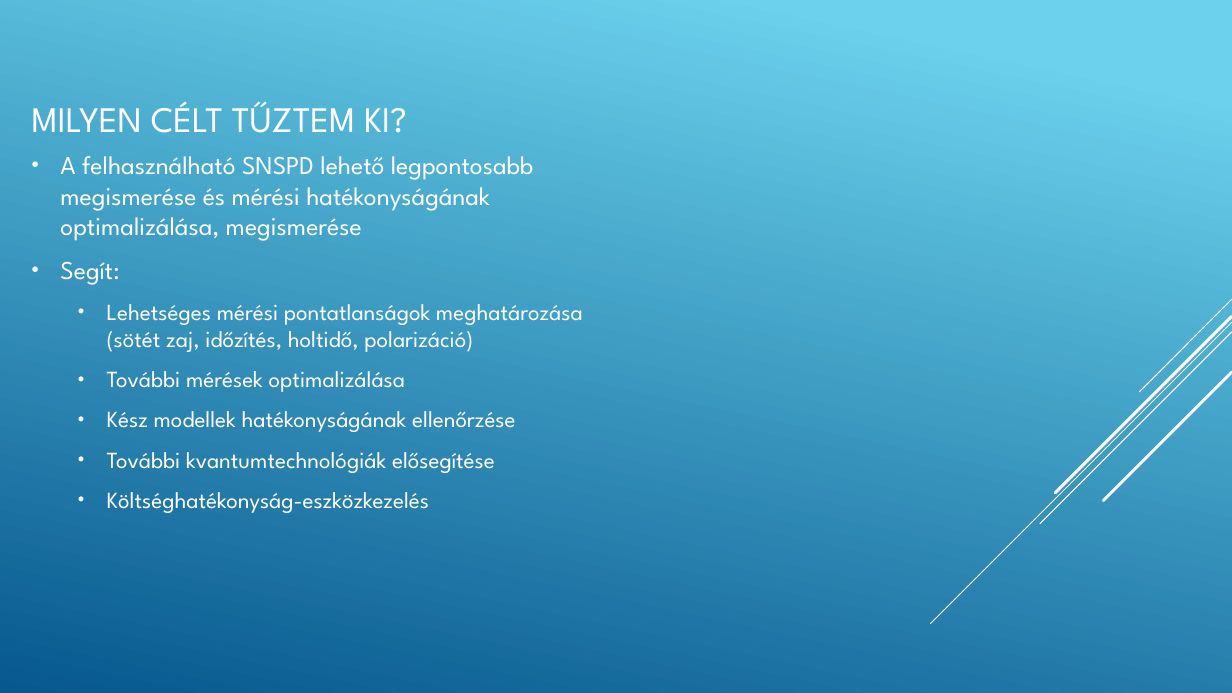
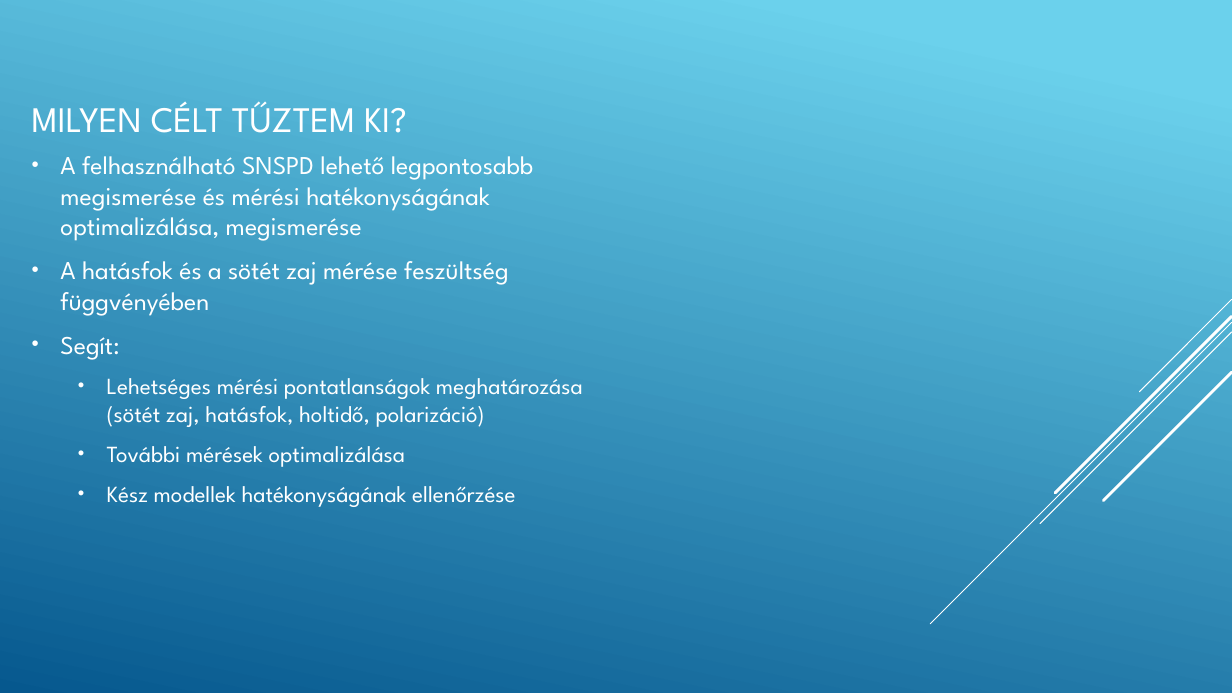
Before and after one commit to fausztmark/projektjeim, a slide deck: slide 3 of önlab/UTYEC2.pptx. Drawn at 1232x693 pixels with LibreOffice and Linux fonts; fonts in the diff are those of the drawing. Boxes give left, top, right and bottom in pixels: in the first picture for what was removed or moved away, otherwise in the second. Text is boxed around its words. In the diff, an @@ line names an element or a change of style, - is before the commit and + after.

```diff
--- a/önlab/UTYEC2.pptx
+++ b/önlab/UTYEC2.pptx
@@ text at box(60, 261, 508, 316): paragraph added @@
+• A hatásfok és a sötét zaj mérése feszültség függvényében
@@ text at box(107, 378, 583, 427): text changed @@
-  • Lehetséges mérési pontatlanságok meghatározása (sötét zaj, időzítés, holtidő, polarizáció)
+  • Lehetséges mérési pontatlanságok meghatározása (sötét zaj, hatásfok, holtidő, polarizáció)
@@ text at box(107, 452, 495, 513): paragraphs removed @@
-  • További kvantumtechnológiák elősegítése
-  • Költséghatékonyság-eszközkezelés
```
Also in this commit, not shown: 3 other slides changed, 1 slide added, 1 slide removed, 2 other files.
